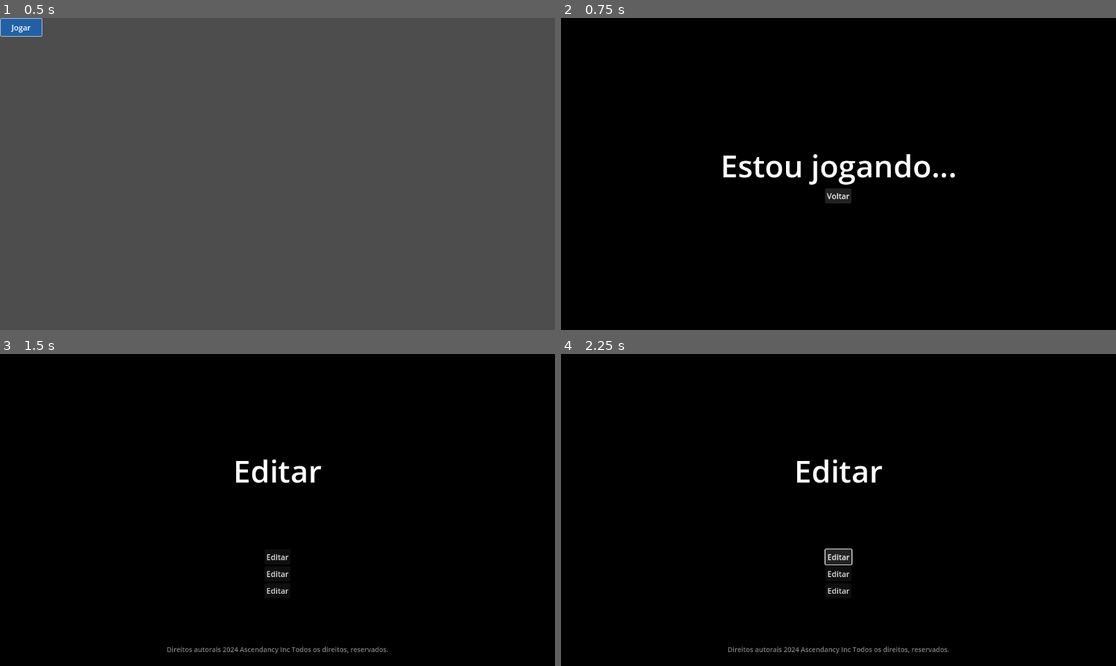
Above: before the commit, frames 1-4 (two rows, left to right).
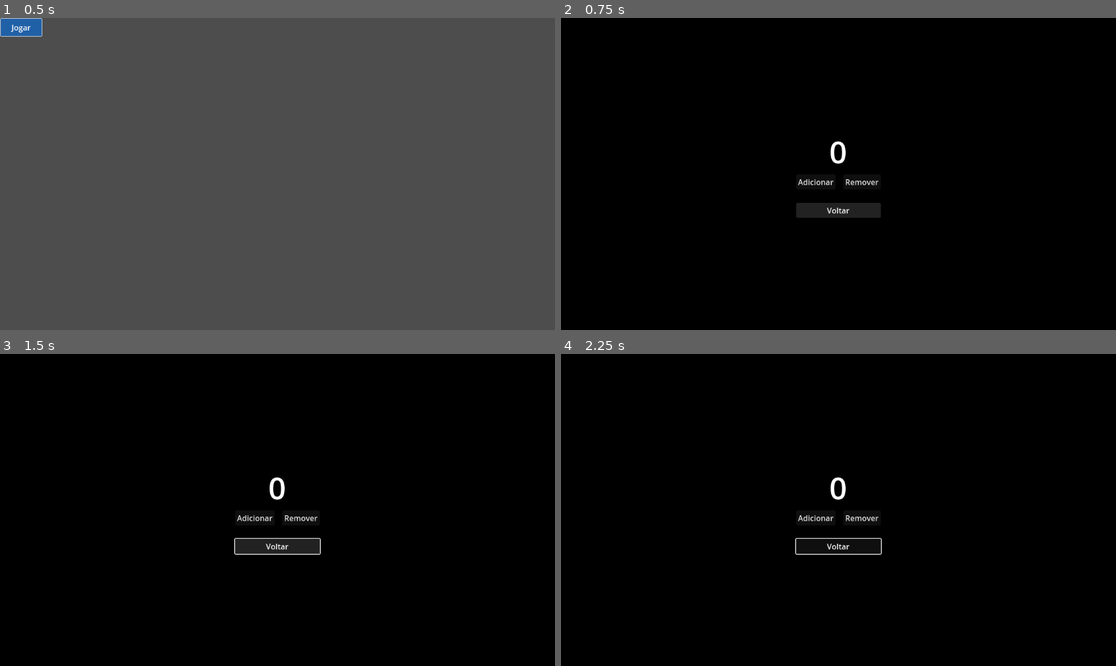
Above: after the commit, the same moments.

Repository: jcmljunior/hello
Game: Godot game, scene res://features/gui/objects/play_button.tscn
Same seed, same stepped clock (60 frames per second), same inputs: the game is played once before the commit and once after it. The project has no main scene, so this scene is started directly.
Inputs (mouse positions are in pixels of both pictures, inside the frame that each line leads up to):
- Up to frame 1 (0.5 s): no input
- Up to frame 2 (0.75 s): click "Jogar" at 0.5 s
- Up to frame 3 (1.5 s): click "Voltar" at 1.25 s
- Up to frame 4 (2.25 s): click (838, 556) at 2 s, where only the run before the commit has a clickable "Editar"

Frame 1 is identical in both runs. In frame 2, 2.3% of the frame differs, in the area x 29-72%, y 39-64%; in frame 3, 2.0%; in frame 4, 1.6%.
Error after the commit: Parse Error: Identifier "AutoloadManager" not declared in the current scope. (res://features/demo/scripts/teste.gd:7)

Commit message:
Implementação do sistema de pontuação

Diff:
--- a/features/demo/scenes/teste.tscn
+++ b/features/demo/scenes/teste.tscn
@@ -43,16 +43,38 @@
 alignment = 1
 
 [node name="Label" type="Label" parent="MarginContainer/BoxContainer/VBoxContainer"]
+unique_name_in_owner = true
 layout_mode = 2
 theme_override_font_sizes/font_size = 64
-text = "Estou jogando..."
+text = "0"
+horizontal_alignment = 1
 
 [node name="BoxContainer" type="BoxContainer" parent="MarginContainer/BoxContainer/VBoxContainer"]
 layout_mode = 2
+theme_override_constants/separation = 16
 alignment = 1
 
-[node name="Button" type="Button" parent="MarginContainer/BoxContainer/VBoxContainer/BoxContainer"]
+[node name="IncrementButton" type="Button" parent="MarginContainer/BoxContainer/VBoxContainer/BoxContainer"]
+layout_mode = 2
+text = "Adicionar"
+
+[node name="DecrementButton" type="Button" parent="MarginContainer/BoxContainer/VBoxContainer/BoxContainer"]
+layout_mode = 2
+text = "Remover"
+
+[node name="MarginContainer" type="MarginContainer" parent="MarginContainer/BoxContainer/VBoxContainer"]
+layout_mode = 2
+theme_override_constants/margin_top = 24
+
+[node name="BoxContainer2" type="BoxContainer" parent="MarginContainer/BoxContainer/VBoxContainer/MarginContainer"]
+layout_mode = 2
+alignment = 1
+vertical = true
+
+[node name="BackButton" type="Button" parent="MarginContainer/BoxContainer/VBoxContainer/MarginContainer/BoxContainer2"]
 layout_mode = 2
 text = "Voltar"
 
-[connection signal="pressed" from="MarginContainer/BoxContainer/VBoxContainer/BoxContainer/Button" to="." method="_on_button_pressed"]
+[connection signal="pressed" from="MarginContainer/BoxContainer/VBoxContainer/BoxContainer/IncrementButton" to="." method="_on_score_button_pressed"]
+[connection signal="pressed" from="MarginContainer/BoxContainer/VBoxContainer/BoxContainer/DecrementButton" to="." method="_on_decrement_button_pressed"]
+[connection signal="pressed" from="MarginContainer/BoxContainer/VBoxContainer/MarginContainer/BoxContainer2/BackButton" to="." method="_on_button_pressed"]
--- a/features/demo/scripts/teste.gd
+++ b/features/demo/scripts/teste.gd
@@ -1,6 +1,10 @@
 extends Control
 
 @export var back_scene : PackedScene
+@onready var label: Label = %Label
+
+func _ready() -> void:
+	AutoloadManager.connect("on_score_changed", _on_score_changed)
 
 func _on_button_pressed() -> void:
 	if not back_scene or not back_scene.can_instantiate():
@@ -8,3 +12,13 @@
 		return
 
 	get_tree().change_scene_to_packed(back_scene)
+
+
+func _on_score_button_pressed() -> void:
+	AutoloadManager.add_score()
+
+func _on_decrement_button_pressed() -> void:
+	AutoloadManager.remove_score()
+
+func _on_score_changed() -> void:
+	label.text = str(AutoloadManager.get_score())
